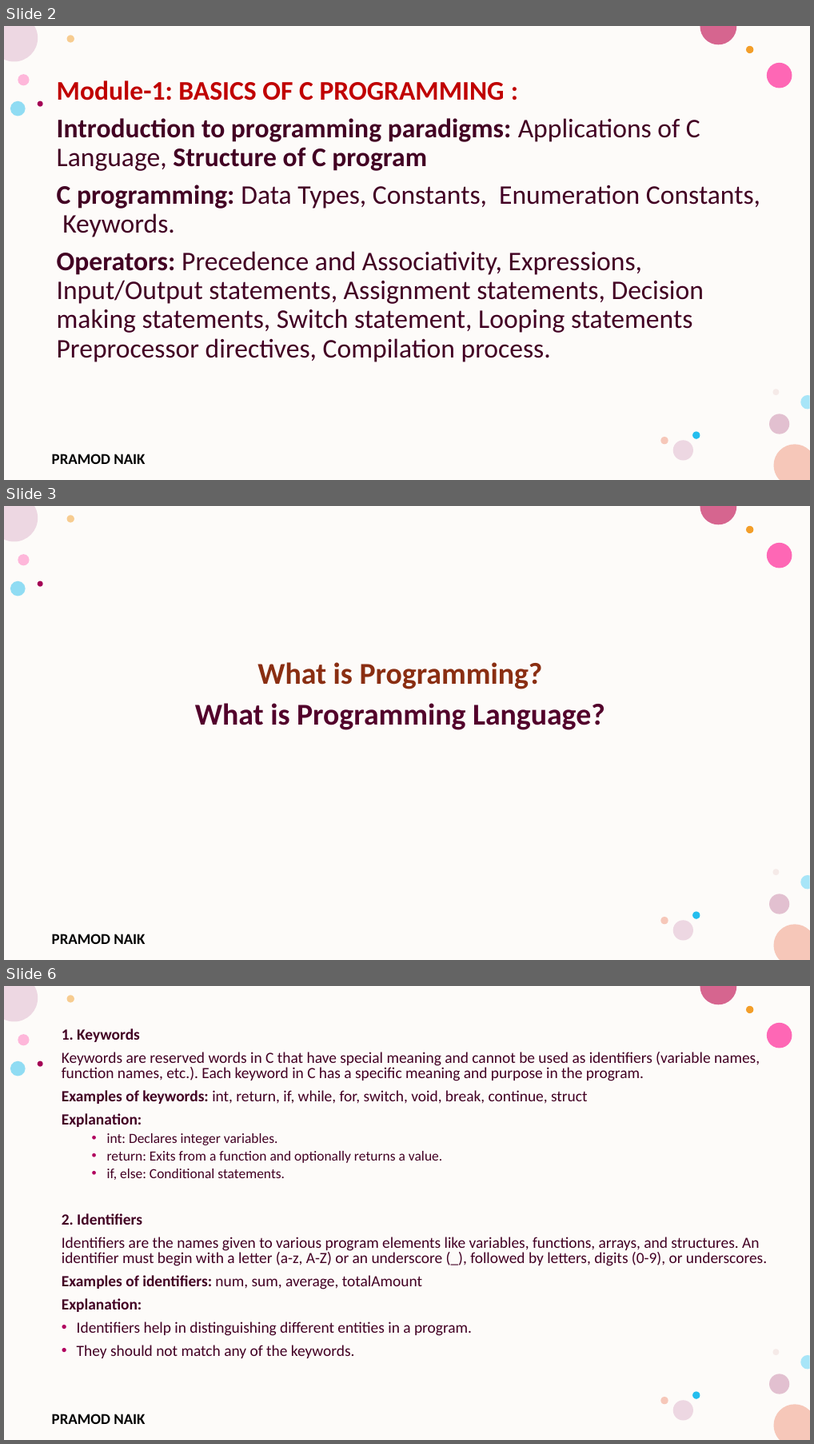
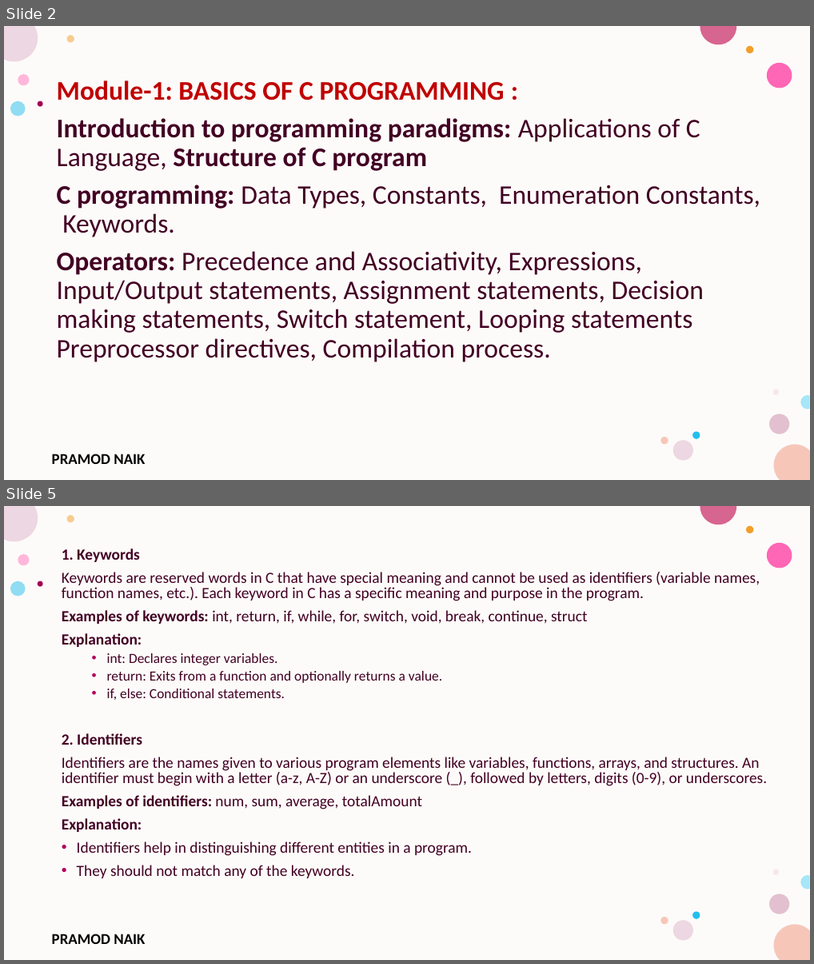
Before and after one commit to PRAMOD-VISHNU-NAIK/MCA-1st-Sem-Shridevi-College, a slide deck: Theory Class-Notes/Module-1.pptx. Shown one above the other, each under a label of ours: slides 2, 3 and 6 before the commit, slides 2 and 5 after it; the slides between them are not shown. The pictures are 814x1444 and 814x964 pixels, drawn with LibreOffice and Linux fonts; fonts in the diff are those of the drawing; background and template pictures are left out. Boxes give left, top, right and bottom in pixels: in the first picture for what was removed or moved away, otherwise in the second. Text is boxed around its words. In the diff, an @@ line names an element or a change of style, - is before the commit and + after.

```diff
--- a/Theory Class-Notes/Module-1.pptx
+++ b/Theory Class-Notes/Module-1.pptx
@@ slide 3 removed at (4,506,810,960), background #FFFFFF; not listed: 17 template elements that a slide beside it also shows @@
@@ text removed at (195,662,606,730) @@
-What is Programming?
-What is Programming Language?
@@ what was slide 6 is now slide 5 @@
```
Also in this commit, not shown: 3 slides changed, 1 other slide removed, 7 other files.
